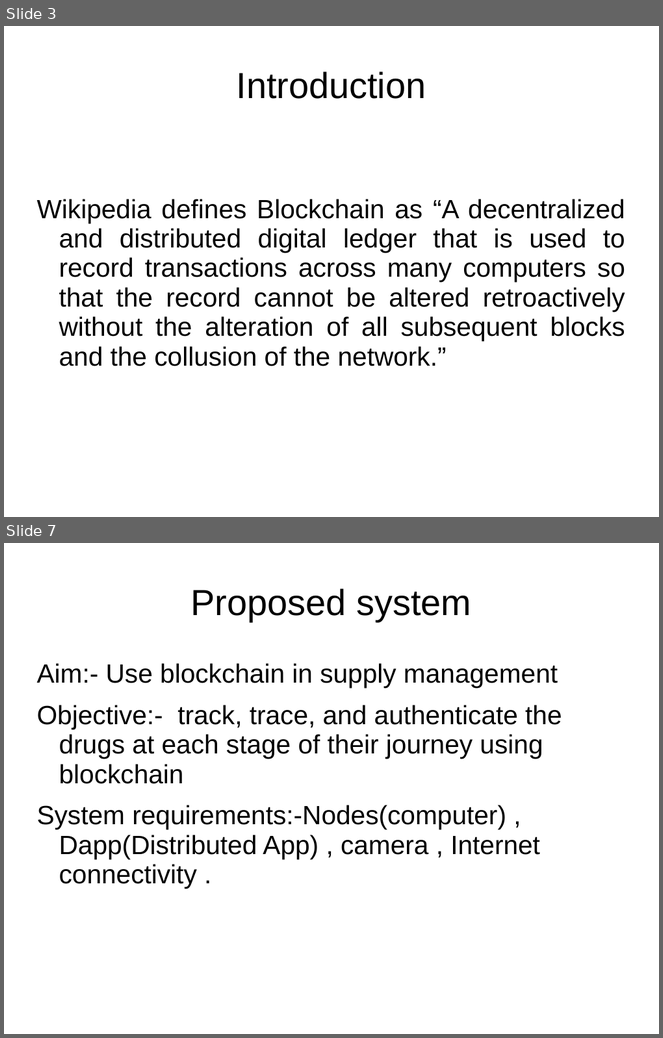
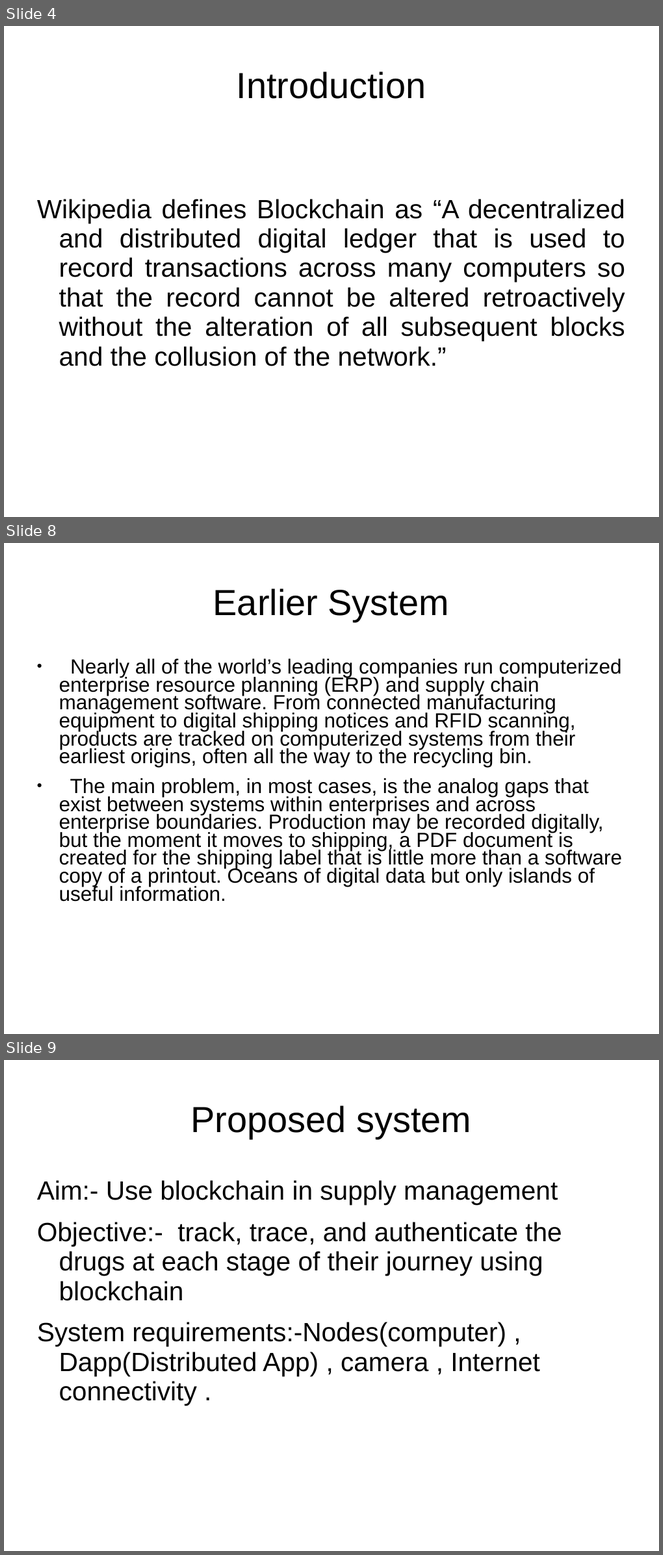
Before and after one commit to ayushbansal323/TE, a slide deck: Seminar/seminar1.ppt. Shown one above the other, each under a label of ours: slides 3 and 7 before the commit, slides 4, 8 and 9 after it; the slides between them are not shown. The pictures are 663x1038 and 663x1555 pixels, drawn with LibreOffice and Linux fonts; fonts in the diff are those of the drawing. Boxes give left, top, right and bottom in pixels: in the first picture for what was removed or moved away, otherwise in the second. Text is boxed around its words. In the diff, an @@ line names an element or a change of style, - is before the commit and + after.

```diff
--- a/Seminar/seminar1.ppt
+++ b/Seminar/seminar1.ppt
@@ slide 8 added at bbox=[4, 543, 659, 1034], background #FFFFFF @@
@@ title added at bbox=[213, 589, 449, 622], 44 pt, text #000000 @@
+Earlier System
@@ text added at bbox=[59, 659, 622, 902], 24.8 pt, text #000000 @@
+● Nearly all of the world’s leading companies run computerized enterprise resource planning (ERP) and supply chain management software. From connected manufacturing equipment to digital shipping notices and RFID scanning, products are tracked on computerized systems from their earliest origins, often all the way to the recycling bin.
+● The main problem, in most cases, is the analog gaps that exist between systems within enterprises and across enterprise boundaries. Production may be recorded digitally, but the moment it moves to shipping, a PDF document is created for the shipping label that is little more than a software copy of a printout. Oceans of digital data but only islands of useful information.
@@ what was slide 3 is now slide 4 @@
@@ what was slide 7 is now slide 9 @@
```
Also in this commit, not shown: 2 slides changed, 1 other slide added, 1 other file.
